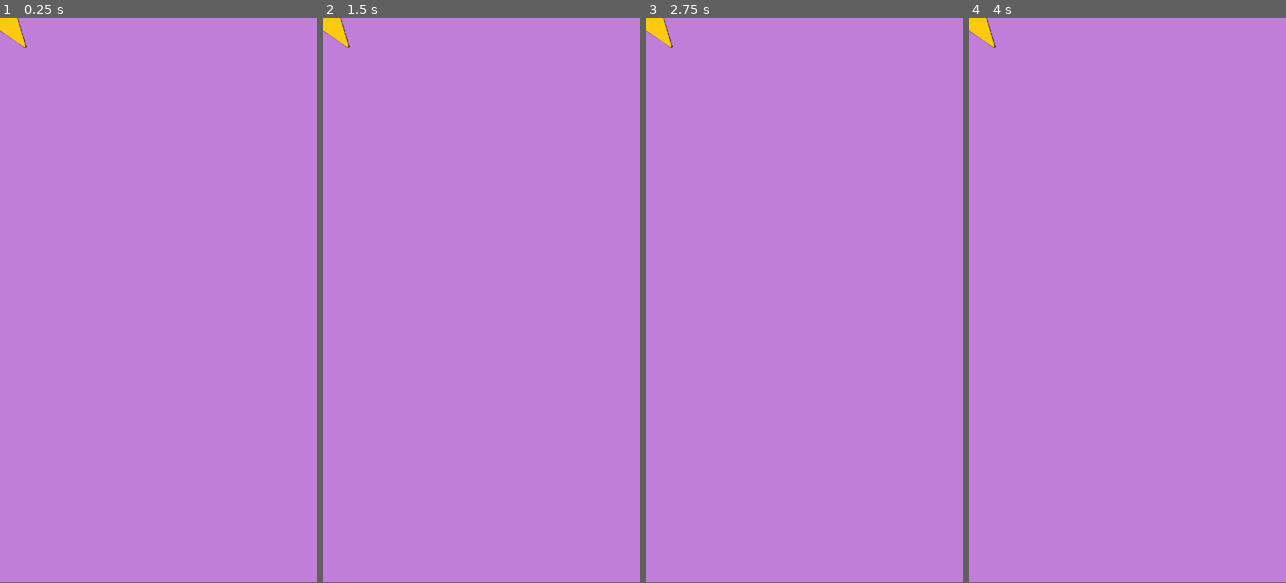
Above: before the commit, frames 1-4 (left to right).
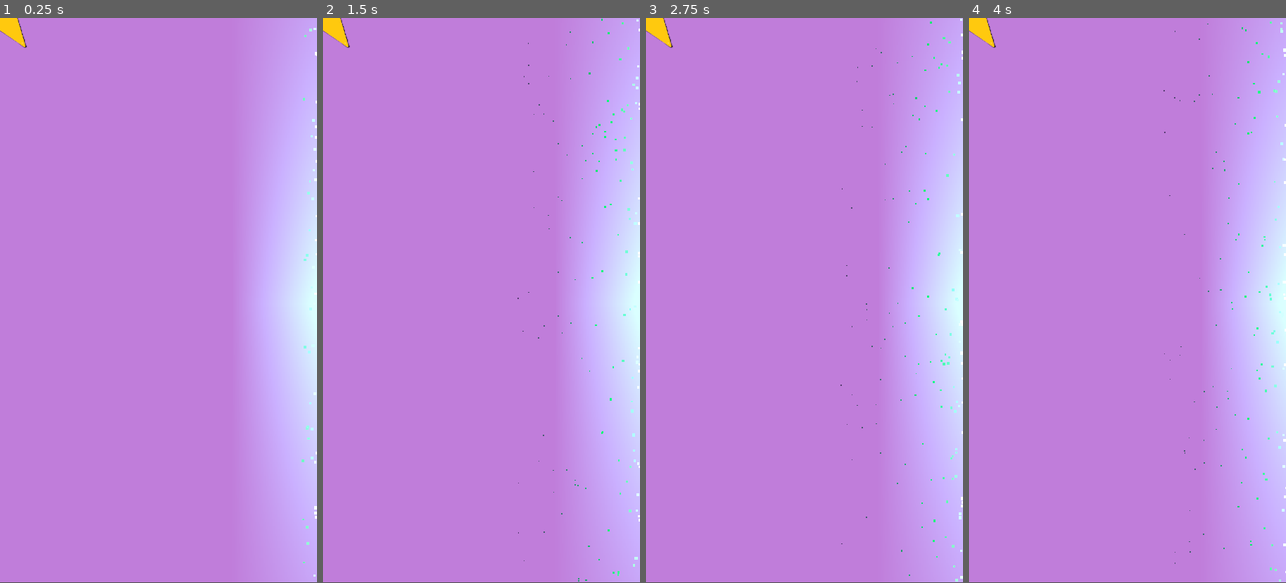
Above: after the commit, the same moments.

Repository: OllieL1/GUTS-T35
Game: Godot game, scene res://level.tscn
Two runs of this game, one before a commit and one after it. Both use one fixed random seed, a clock stepped at 60 frames per second and the inputs below. The project has no main scene, so this scene is started directly.
Inputs:
- Up to frame 1 (0.25 s): no input
- Up to frame 2 (1.5 s): no input
- Up to frame 3 (2.75 s): no input
- Up to frame 4 (4 s): no input

The runs differ from the first frame. In frame 1, 18% of the frame differs, in the area x 77-100%, y 0-100%; in frame 2, 18%, in the area x 61-100%, y 0-100%; in frame 3, 18%; in frame 4, 18%.

Commit message:
Add right wall effects

Diff:
--- a/switch/level.tscn
+++ b/switch/level.tscn
@@ -6,6 +6,28 @@
 [ext_resource type="PackedScene" uid="uid://byd7v6ypku8m4" path="res://obstacle.tscn" id="2_mr6sg"]
 [ext_resource type="PackedScene" path="res://power_up.tscn" id="4_mmiyr"]
 [ext_resource type="PackedScene" path="res://music.tscn" id="5_j4qqt"]
+
+[sub_resource type="Curve" id="Curve_6pr7g"]
+_data = [Vector2(0, 1), 0.0, 0.0, 0, 0, Vector2(1, 0.362637), 0.0, 0.0, 0, 0]
+point_count = 2
+
+[sub_resource type="Gradient" id="Gradient_or8ax"]
+offsets = PackedFloat32Array(0.0266667, 0.506667, 1)
+colors = PackedColorArray(1, 1, 1, 1, 0, 0.763078, 0.386352, 1, 0.360708, 0.212965, 0.452198, 1)
+
+[sub_resource type="Gradient" id="Gradient_mcuhc"]
+offsets = PackedFloat32Array(0, 0.519481, 0.935065, 1)
+colors = PackedColorArray(0.343, 0.03, 0.544, 0, 0.062, 0.871, 0.053, 0.649, 0, 100, 0.533, 1, 1, 1, 1, 1)
+
+[sub_resource type="GradientTexture2D" id="GradientTexture2D_odbds"]
+gradient = SubResource("Gradient_mcuhc")
+
+[sub_resource type="Gradient" id="Gradient_6jhuv"]
+offsets = PackedFloat32Array(0.025974, 0.857143, 1)
+colors = PackedColorArray(0.339, 1, 0.611, 0, 0.339333, 1, 0.610765, 1, 1, 1, 1, 1)
+
+[sub_resource type="GradientTexture1D" id="GradientTexture1D_nfw6j"]
+gradient = SubResource("Gradient_6jhuv")
 
 [node name="Level" type="Node2D"]
 script = ExtResource("1_mhqcc")
@@ -19,3 +41,36 @@
 [node name="Power Up" parent="." instance=ExtResource("4_mmiyr")]
 
 [node name="Music" parent="." instance=ExtResource("5_j4qqt")]
+
+[node name="Right Wall Effects" type="Node2D" parent="."]
+position = Vector2(720, 0)
+
+[node name="CPUParticles2D" type="CPUParticles2D" parent="Right Wall Effects"]
+position = Vector2(0, 640)
+amount = 150
+lifetime = 0.75
+emission_shape = 3
+emission_rect_extents = Vector2(1, 640)
+direction = Vector2(-1, 0)
+gravity = Vector2(-980, 0)
+initial_velocity_min = 10.0
+initial_velocity_max = 10.0
+scale_amount_min = 5.0
+scale_amount_max = 7.5
+scale_amount_curve = SubResource("Curve_6pr7g")
+color_ramp = SubResource("Gradient_or8ax")
+
+[node name="PointLight2D2" type="PointLight2D" parent="Right Wall Effects"]
+visible = false
+position = Vector2(-56, 650)
+scale = Vector2(1.7652, 22.6563)
+energy = 0.61
+texture = SubResource("GradientTexture2D_odbds")
+
+[node name="PointLight2D" type="PointLight2D" parent="Right Wall Effects"]
+position = Vector2(-27.5, 647)
+scale = Vector2(1.37109, 1384)
+color = Color(0.339532, 0.88624, 0.604119, 1)
+energy = 1.91
+texture = SubResource("GradientTexture1D_nfw6j")
+height = 1280.0
Not shown: 1 places in switch/level.tscn that only renumber resources
